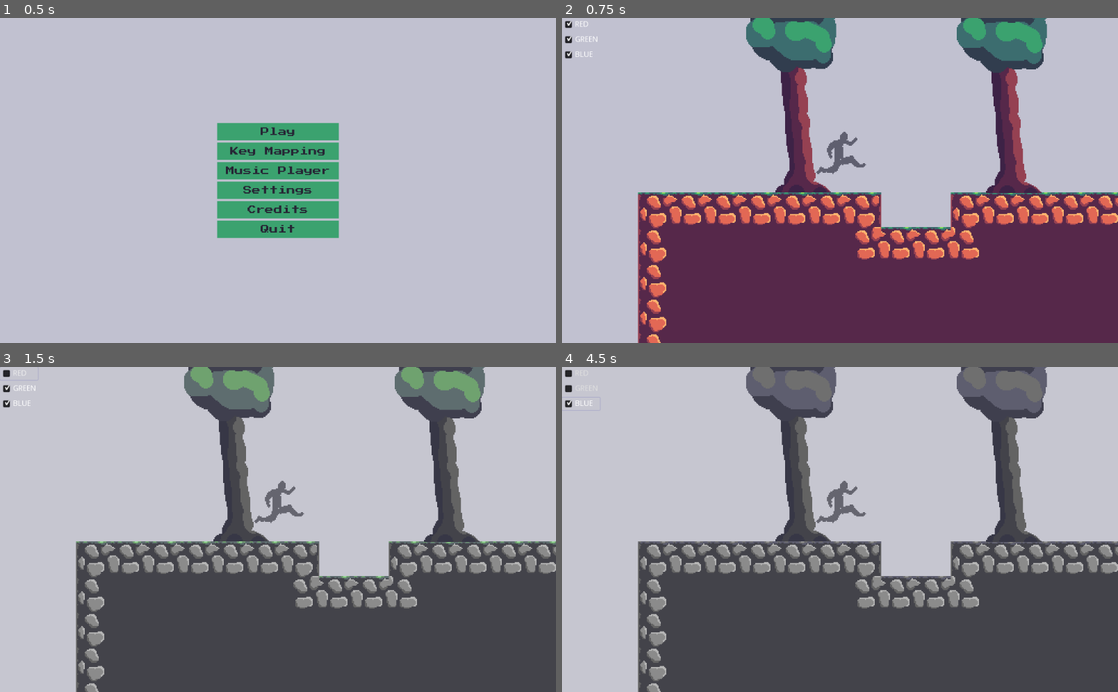
Above: before the commit, frames 1-4 (two rows, left to right).
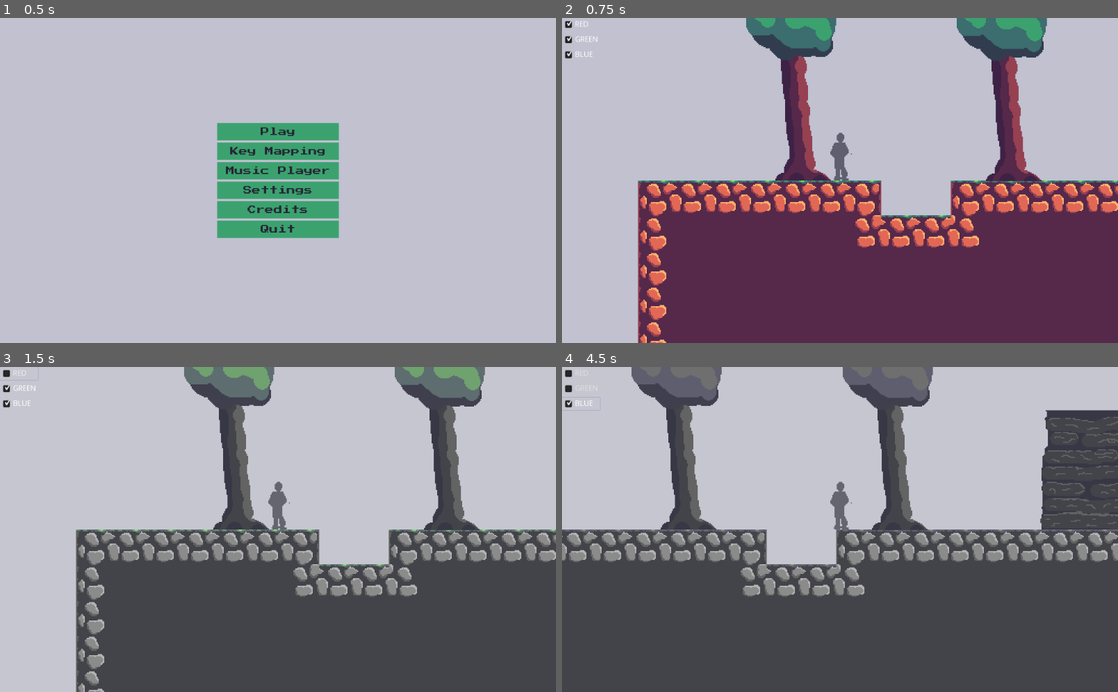
Above: after the commit, the same moments.

Repository: dardanbujupaj/rainbow-crystal
Game: Godot game, scene res://scenes/title_screen/TitleScreen.tscn
The game is run twice, just before and just after one commit, with the same random seed, the same clock (stepped at 60 frames per second) and the same inputs.
Inputs (mouse positions are in pixels of both pictures, inside the frame that each line leads up to):
- Up to frame 1 (0.5 s): no input
- Up to frame 2 (0.75 s): click "Play" at 0.5 s
- Up to frame 3 (1.5 s): click "RED" at 1.25 s
- Up to frame 4 (4.5 s): click "GREEN" at 2 s; click "BLUE" at 2.75 s; tap Enter at 3.5 s; move the mouse to (962, 513) at 3.52 s; hold Right (g_right) 3.53-4.25 s; tap Space (g_jump) at 3.6, 3.77, 4.07 s; click (962, 513) at 3.67 s; drag from (728, 545) to (812, 594) at 4.27 s

Frame 1 is identical in both runs. In frame 2, 16% of the frame differs, in the area x 13-100%, y 0-100%; in frame 3, 15%; in frame 4, 39%, in the area x 0-100%, y 0-100%.

Commit message:
Add basic character movent.

Diff:
--- /dev/null
+++ b/scenes/game/character/Character.gd
@@ -0,0 +1,88 @@
+extends KinematicBody2D
+
+const ACCELERATION = 800
+const DECELERATION = 1000
+const MAX_SPEED = 150
+const JUMP_SPEED = 100
+const GRAVITY = 200
+const JUMP_MODIFIER = 1
+const FALL_MODIFIER = 6
+
+
+var velocity = Vector2()
+
+onready var coyote_timer = $CoyoteTimer
+onready var jump_memory_timer = $JumpMemoryTimer
+
+var jumped
+
+# Called when the node enters the scene tree for the first time.
+func _ready():
+	pass # Replace with function body.
+
+
+
+func _physics_process(delta):
+
+	# handle horizontal movement
+	if Input.is_action_pressed("g_left") or Input.is_action_pressed("g_right"):
+		var input_direction = Input.get_action_strength("g_right") - Input.get_action_strength("g_left")
+		if $Sprite.scale.x == -sign(input_direction):
+			$Sprite.scale.x = sign(input_direction)
+		# Fast turn when changing run direction
+		if sign(velocity.x) != sign(input_direction):
+			velocity.x += input_direction * DECELERATION * delta
+		else:
+			velocity.x += input_direction * ACCELERATION * delta
+
+		# Limit speed
+		velocity.x = clamp(velocity.x, -MAX_SPEED, MAX_SPEED)
+
+		#$character_body.play("walk")
+	else:
+		# stop when near 0 speed
+		if abs(velocity.x) < (DECELERATION * delta):
+			velocity.x = 0
+
+			#$character_body.play("default")
+		else:
+			velocity.x -= velocity.x / abs(velocity.x) * DECELERATION * delta
+
+
+
+	# if character is on floor
+	if is_on_floor():
+		# check if jump is press of queued
+		if Input.is_action_just_pressed("g_jump") or jump_memory_timer.time_left > 0:
+			jump()
+		else:
+			# reset jump, vertical velocity an coyote time
+			coyote_timer.start()
+			jumped = false
+			velocity.y = 0
+	else:
+		if Input.is_action_just_pressed("g_jump"):
+			if coyote_timer.time_left > 0:
+				jump()
+			else:
+				# activate jump memory timer
+				jump_memory_timer.start()
+				apply_gravity(delta)
+		else:
+			apply_gravity(delta)
+
+
+	#$Label.text = str(velocity)
+	velocity = move_and_slide(velocity, Vector2(0, -1))
+
+
+
+func apply_gravity(delta):
+	var modifier = FALL_MODIFIER if velocity.y > 0 else JUMP_MODIFIER
+	velocity.y += GRAVITY * modifier * delta
+
+func jump():
+	velocity.y = -JUMP_SPEED
+	jumped = true
+	coyote_timer.stop()
+	jump_memory_timer.stop()
--- a/scenes/game/character/Character.tscn
+++ b/scenes/game/character/Character.tscn
@@ -1,7 +1,8 @@
-[gd_scene load_steps=5 format=2]
+[gd_scene load_steps=7 format=2]
 
 [ext_resource path="res://scenes/game/character/character.png" type="Texture" id=1]
 [ext_resource path="res://scenes/game/character/ShakeCamera.gd" type="Script" id=2]
+[ext_resource path="res://scenes/game/character/Character.gd" type="Script" id=3]
 
 [sub_resource type="Animation" id=1]
 length = 0.1
@@ -58,7 +59,12 @@
 "values": [ Vector2( 0, 0 ), Vector2( 0, 0 ), Vector2( 0, 0 ), Vector2( 0, 0 ) ]
 }
 
-[node name="Character" type="Node2D"]
+[sub_resource type="CapsuleShape2D" id=3]
+height = 24.0
+
+[node name="Character" type="KinematicBody2D"]
+z_index = 1
+script = ExtResource( 3 )
 
 [node name="AnimationPlayer" type="AnimationPlayer" parent="."]
 anims/idle = SubResource( 1 )
@@ -67,9 +73,21 @@
 [node name="Sprite" type="Sprite" parent="."]
 texture = ExtResource( 1 )
 region_enabled = true
-region_rect = Rect2( 256, 0, 128, 128 )
+region_rect = Rect2( 0, 0, 128, 128 )
 
 [node name="Camera2D" type="Camera2D" parent="."]
 current = true
 zoom = Vector2( 0.5, 0.5 )
 script = ExtResource( 2 )
+
+[node name="CoyoteTimer" type="Timer" parent="."]
+wait_time = 0.2
+one_shot = true
+
+[node name="JumpMemoryTimer" type="Timer" parent="."]
+wait_time = 0.2
+one_shot = true
+
+[node name="CollisionShape2D" type="CollisionShape2D" parent="."]
+position = Vector2( 0, -22 )
+shape = SubResource( 3 )
